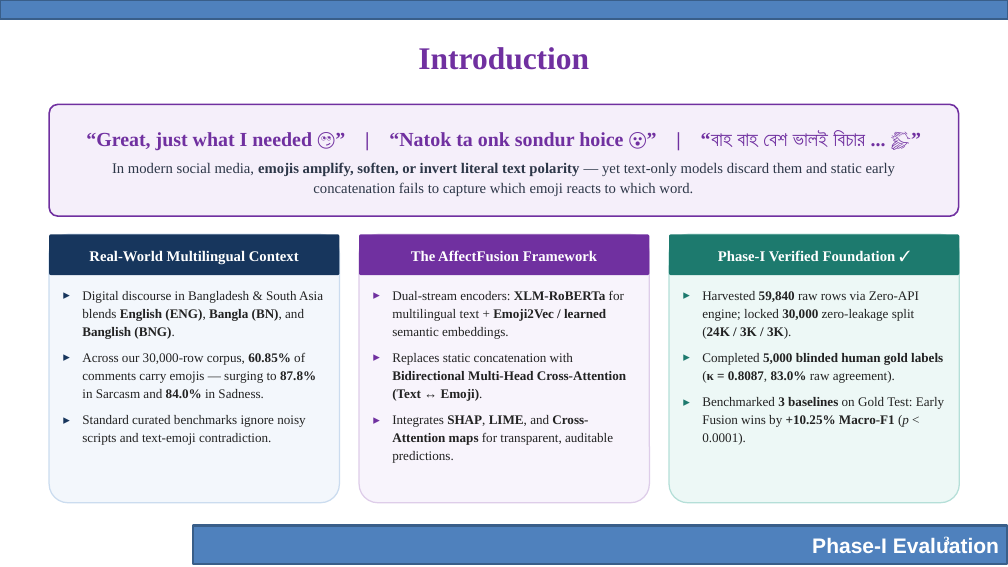
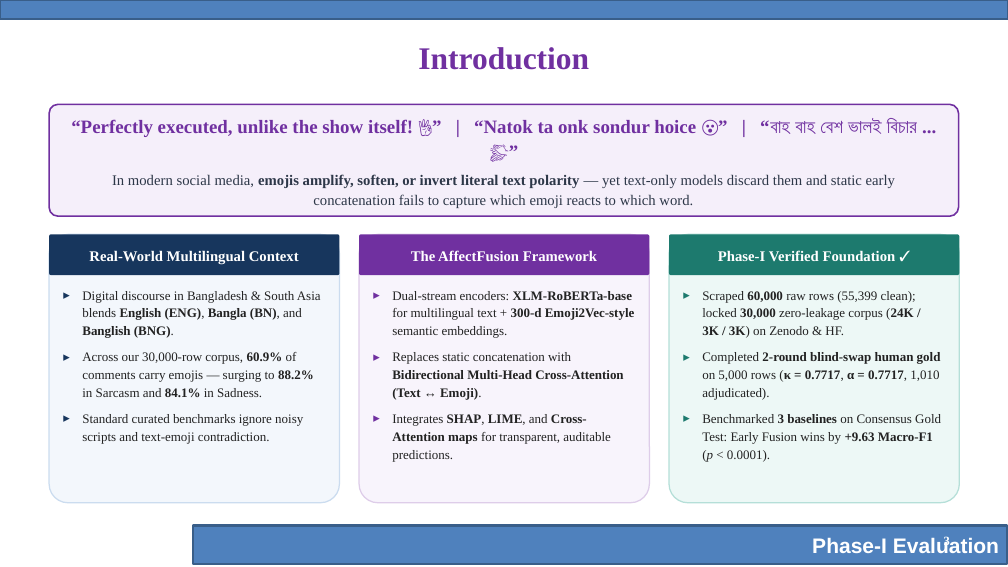
Before and after one commit to ragibcs/AffectFusion, a slide deck: slide 3 of docs/phase_1/AffectFusion_Phase-I_Evaluation.pptx. Drawn at 1008x567 pixels with LibreOffice and Linux fonts; fonts in the diff are those of the drawing; background and template pictures are left out. Boxes give left, top, right and bottom in pixels: in the first picture for what was removed or moved away, otherwise in the second. Text is boxed around its words. In the diff, an @@ line names an element or a change of style, - is before the commit and + after.

Commit message:
Update Phase-I to v4 methodology and Round-2 Blind-Swap Consensus Gold (kappa 0.7717, alpha 0.7717)

```diff
--- a/docs/phase_1/AffectFusion_Phase-I_Evaluation.pptx
+++ b/docs/phase_1/AffectFusion_Phase-I_Evaluation.pptx
@@ text in rounded rectangle at (x1=71, y1=119, x2=917, y2=137): text changed; size 19 to 18 pt @@
-“Great, just what I needed 🙄” | “Natok ta onk sondur hoice 😮” | “বাহ বাহ বেশ ভালই বিচার ... 👏”
+“Perfectly executed, unlike the show itself! 👌” | “Natok ta onk sondur hoice 😮” | “বাহ বাহ বেশ ভালই বিচার ... 👏”
@@ text at (x1=82, y1=291, x2=321, y2=444): size 12.5 to 12.4 pt in "Digital discourse in Bangladesh & South Asia ...", "Standard curated benchmarks ignore noisy scripts and ..." @@
@@ text at (x1=392, y1=291, x2=635, y2=338): text changed; size 12.5 to 12.4 pt @@
-▸ Dual-stream encoders: XLM-RoBERTa for multilingual text + Emoji2Vec / learned semantic embeddings.
+▸ Dual-stream encoders: XLM-RoBERTa-base for multilingual text + 300-d Emoji2Vec-style semantic embeddings.
@@ text at (x1=702, y1=291, x2=941, y2=462): text changed; size 12.5 to 12.4 pt @@
-▸ Harvested 59,840 raw rows via Zero-API engine; locked 30,000 zero-leakage split (24K / 3K / 3K).
-▸ Completed 5,000 blinded human gold labels (κ = 0.8087, 83.0% raw agreement).
-▸ Benchmarked 3 baselines on Gold Test: Early Fusion wins by +10.25% Macro-F1 (p < 0.0001).
+▸ Scraped 60,000 raw rows (55,399 clean); locked 30,000 zero-leakage corpus (24K / 3K / 3K) on Zenodo & HF.
+▸ Completed 2-round blind-swap human gold on 5,000 rows (κ = 0.7717, α = 0.7717, 1,010 adjudicated).
+▸ Benchmarked 3 baselines on Consensus Gold Test: Early Fusion wins by +9.63 Macro-F1 (p < 0.0001).
@@ text at (x1=82, y1=352, x2=314, y2=397): text changed; size 12.5 to 12.4 pt @@
-▸ Across our 30,000-row corpus, 60.85% of comments carry emojis — surging to 87.8% in Sarcasm and 84.0% in Sadness.
+▸ Across our 30,000-row corpus, 60.9% of comments carry emojis — surging to 88.2% in Sarcasm and 84.1% in Sadness.
@@ text at (x1=392, y1=352, x2=623, y2=462): size 12.5 to 12.4 pt in "Replaces static concatenation with Bidirectional Multi-Head  ...", "Integrates SHAP, LIME, and Cross-Attention maps for ..." @@
```
Also in this commit, not shown: 12 other slides changed, 35 other files.
